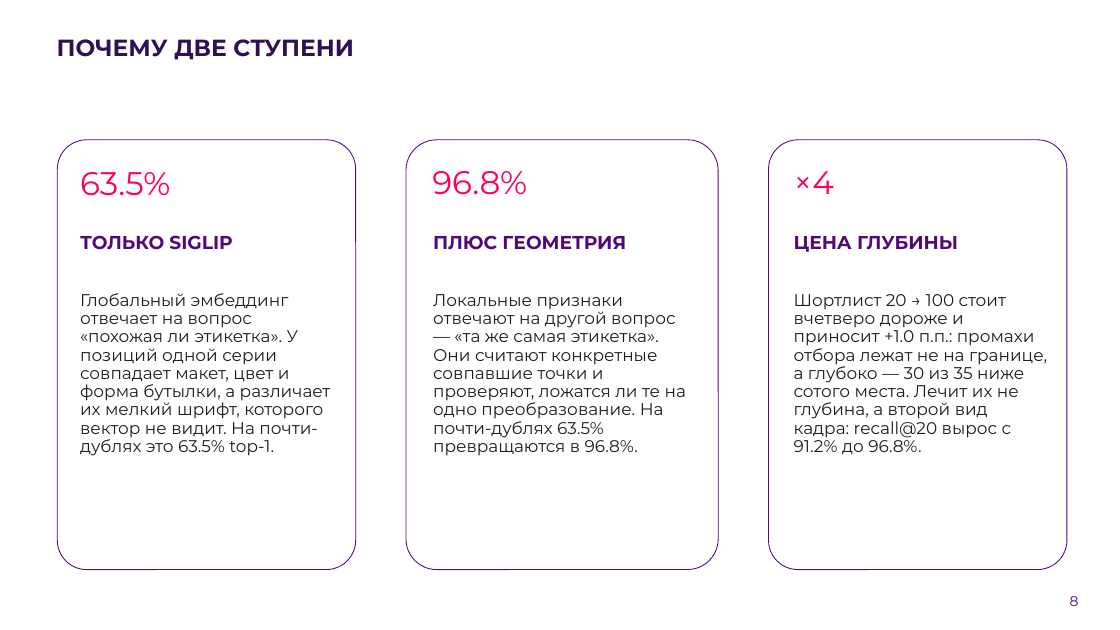
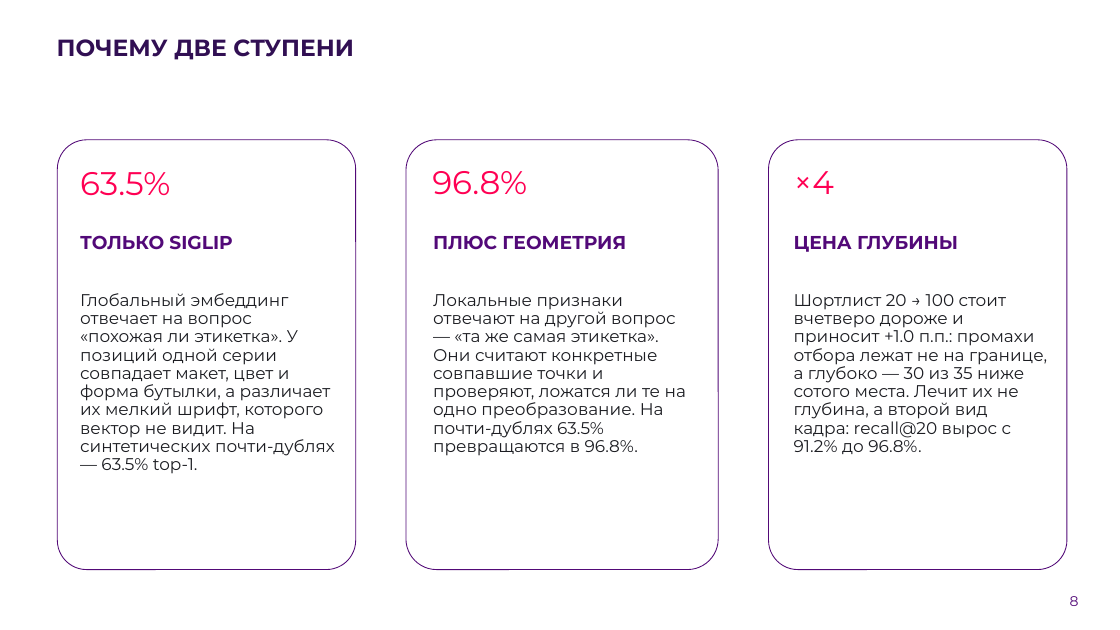
Before and after one commit to AlexGvr/rus_vines, a slide deck: slide 8 of ЛЦТ2026 Сканер российских вин.pptx. Drawn at 1120x630 pixels with LibreOffice and Linux fonts; fonts in the diff are those of the drawing; background and template pictures are left out. Boxes give left, top, right and bottom in pixels: in the first picture for what was removed or moved away, otherwise in the second. Text is boxed around its words. In the diff, an @@ line names an element or a change of style, - is before the commit and + after.

```diff
--- a/ЛЦТ2026 Сканер российских вин.pptx
+++ b/ЛЦТ2026 Сканер российских вин.pptx
@@ text at (80,293,335,474): text changed @@
-Глобальный эмбеддинг отвечает на вопрос «похожая ли этикетка». У позиций одной серии совпадает макет, цвет и форма бутылки, а различает их мелкий шрифт, которого вектор не видит. На почти-дублях это 63.5% top-1.
+Глобальный эмбеддинг отвечает на вопрос «похожая ли этикетка». У позиций одной серии совпадает макет, цвет и форма бутылки, а различает их мелкий шрифт, которого вектор не видит. На синтетических почти-дублях — 63.5% top-1.
```
Also in this commit, not shown: 13 other slides changed, 1 slide added, 40 other files.
